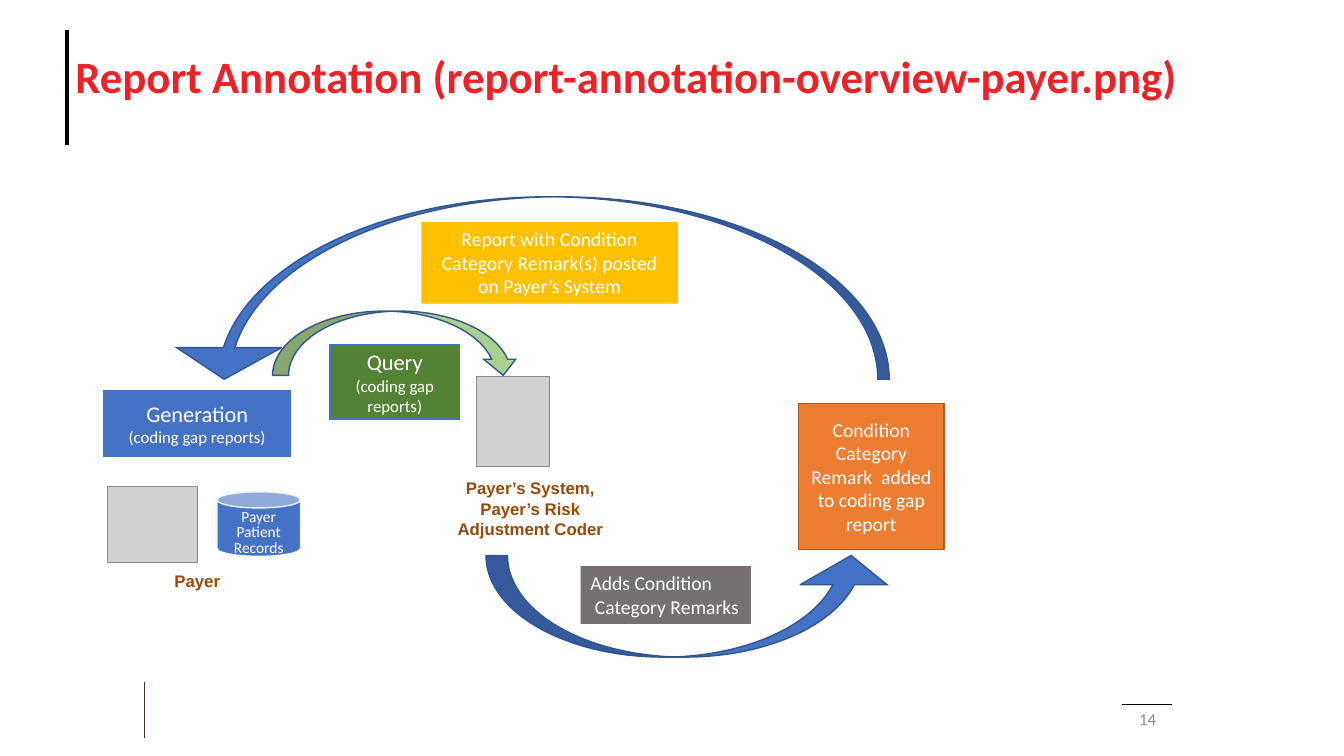
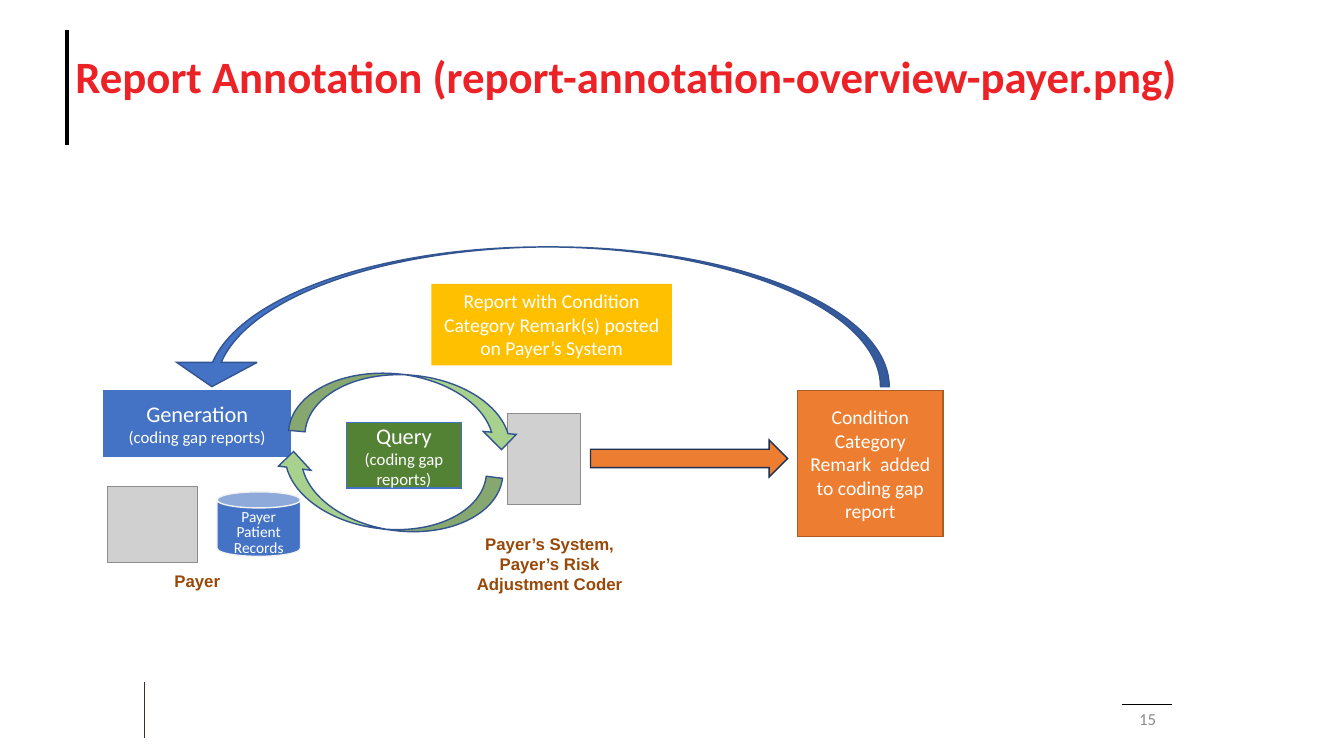
Before and after one commit to HL7/davinci-ra, a slide deck: slide 15 of input/images/Source/Risk Adjustment Images.pptx (slide 14 before the commit). Drawn at 1344x756 pixels with LibreOffice and Linux fonts; fonts in the diff are those of the drawing; grey boxes stand for pictures; background and template pictures are left out. Boxes give left, top, right and bottom in pixels: in the first picture for what was removed or moved away, otherwise in the second. Text is boxed around its words. In the diff, an @@ line names an element or a change of style, - is before the commit and + after.

Commit message:
Updates to images on CC-remark page

```diff
--- a/input/images/Source/Risk Adjustment Images.pptx
+++ b/input/images/Source/Risk Adjustment Images.pptx
@@ curved down arrow: place and size @@
-curved down arrow at (171,197,889,379)
+curved down arrow at (171,247,889,387)
@@ rectangle "Report with Condition Category Remark(s) ...": place and size @@
-rectangle "Report with Condition Category Remark(s) ..." at (421,222,679,303)
+rectangle "Report with Condition Category Remark(s) ..." at (432,284,673,366)
@@ curved down arrow at (289,365,525,452): rotation 0 to 5 degrees @@
@@ picture: place and size @@
-picture at (477,377,549,467)
+picture at (508,414,581,504)
@@ rectangle "Condition Category Remark added to ...": place and size @@
-rectangle "Condition Category Remark added to ..." at (799,403,944,549)
+rectangle "Condition Category Remark added to ..." at (798,391,943,537)
@@ rectangle "Query": place and size @@
-rectangle "Query" at (330,345,460,419)
+rectangle "Query" at (347,422,462,488)
@@ right arrow added at (591,441,788,478), fill #ED7D31, outline #1E3256 1 pt @@
@@ curved down arrow added at (269,450,502,543), fill #A9D18E, outline #325491 1 pt @@
@@ text "Payer’s System, Payer’s Risk Adjustment ...": place and size @@
-text "Payer’s System, Payer’s Risk Adjustment ..." at (458,482,602,539)
+text "Payer’s System, Payer’s Risk Adjustment ..." at (477,538,622,594)
@@ curved down arrow removed at (486,556,895,657) @@
@@ rectangle removed at (581,567,751,624) @@
-Adds Condition
-Category Remarks
@@ page number at (1139,714,1156,725): text changed @@
-14
+15
```
Also in this commit, not shown: 1 slide added, 3 other files.
